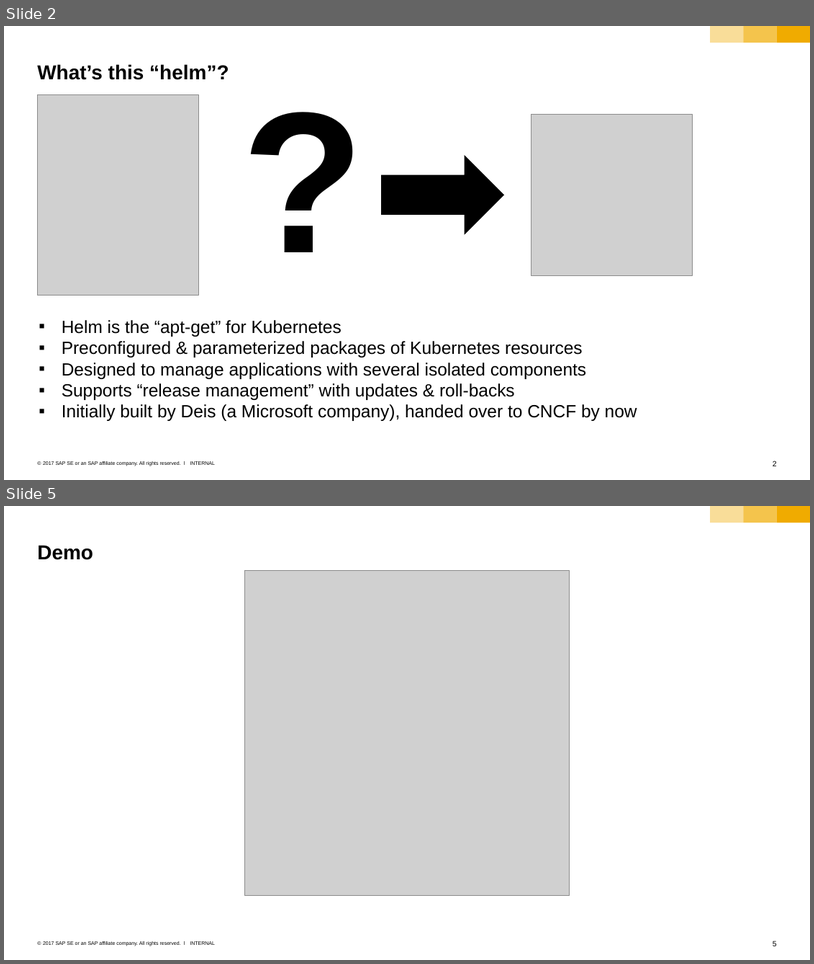
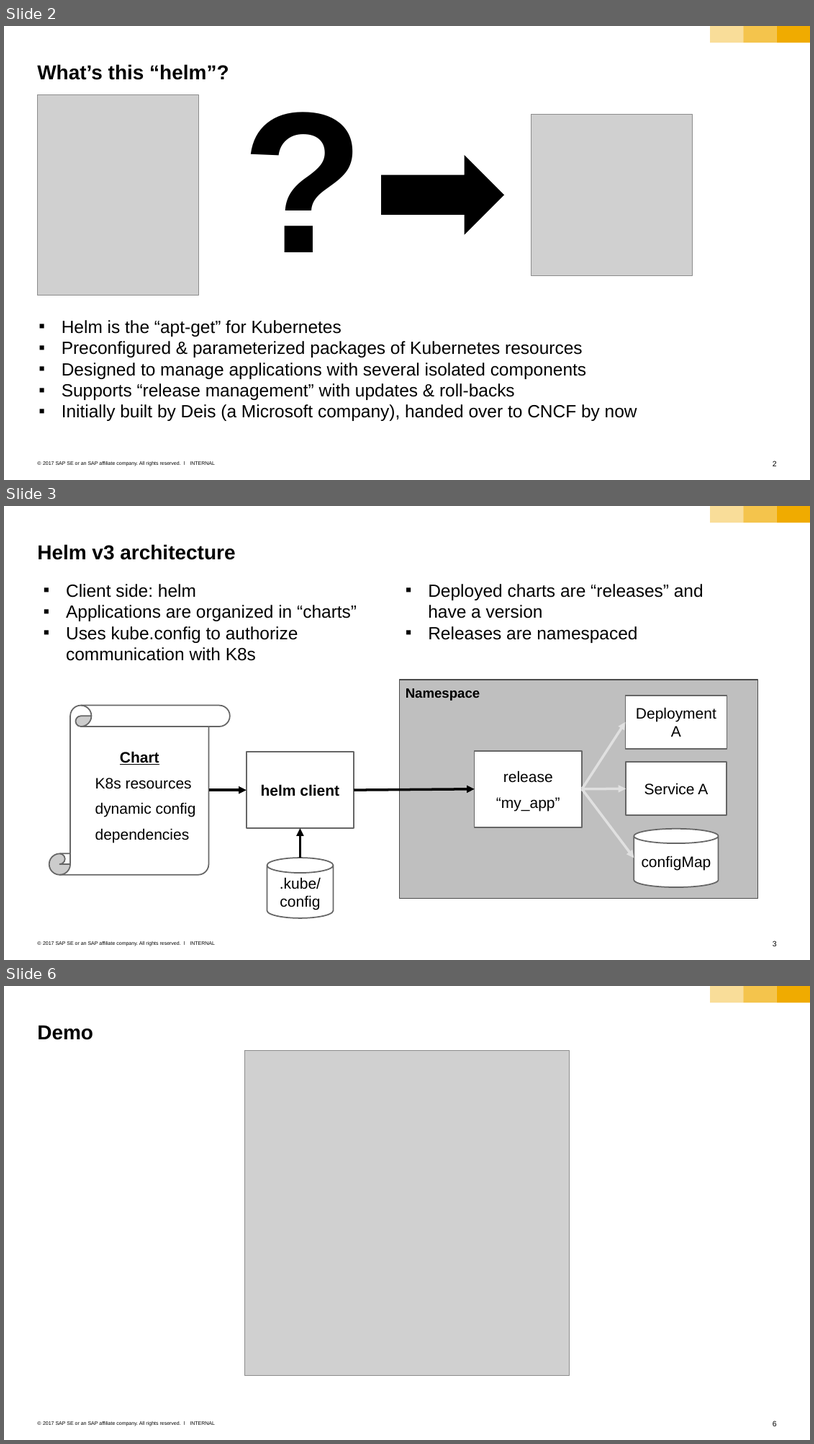
Before and after one commit to cuijiyao01/docker-k8s-training, a slide deck: kubernetes/12_helm.pptx. Shown one above the other, each under a label of ours: slides 2 and 5 before the commit, slides 2, 3 and 6 after it; the slides between them are not shown. The pictures are 814x964 and 814x1444 pixels, drawn with LibreOffice and Linux fonts; fonts in the diff are those of the drawing; grey boxes stand for pictures. Boxes give left, top, right and bottom in pixels: in the first picture for what was removed or moved away, otherwise in the second. Text is boxed around its words. In the diff, an @@ line names an element or a change of style, - is before the commit and + after.

Commit message:
adapt to helm v3

```diff
--- a/kubernetes/12_helm.pptx
+++ b/kubernetes/12_helm.pptx
@@ slide 3 added at box(4, 506, 810, 960), background #FFFFFF; not listed: 6 template elements that a slide beside it also shows @@
@@ title added at box(37, 544, 235, 560), 24 pt, text #000000, bold @@
+Helm v3 architecture
@@ text added at box(66, 584, 357, 661), 21 pt, text #000000 @@
+▪ Client side: helm
+▪ Applications are organized in “charts”
+▪ Uses kube.config to authorize communication with K8s
@@ text added at box(428, 584, 704, 643), 21 pt, text #000000 @@
+▪ Deployed charts are “releases” and have a version
+▪ Releases are namespaced
@@ rectangle added at box(399, 680, 758, 898), fill #BFBFBF, outline #4B4B4B 1.5 pt, 16 pt, text #000000, bold @@
+Namespace
@@ rectangle added at box(625, 695, 727, 749), fill #FFFFFF, outline #666666 1.5 pt, 18 pt, text #000000 @@
+Deployment A
@@ vertical scroll added at box(49, 705, 230, 874), fill #FFFFFF, outline #666666 1.5 pt, 18 pt, text #000000 @@
+Chart
+▪ K8s resources
+▪ dynamic config
+▪ dependencies
@@ arrow added from (582, 789) to (625, 722), #E0E0E0 3 pt @@
@@ rectangle added at box(247, 752, 354, 828), fill #FFFFFF, outline #666666 1.5 pt, 18 pt, text #000000, bold @@
+helm client
@@ rectangle added at box(474, 750, 582, 826), fill #FFFFFF, outline #666666 1.5 pt, 18 pt, text #000000 @@
+release
+“my_app”
@@ rectangle added at box(626, 762, 726, 815), fill #FFFFFF, outline #666666 1.5 pt, 18 pt, text #000000 @@
+Service A
@@ arrow added from (209, 790) to (247, 790), #000000 3 pt @@
@@ arrow added from (354, 790) to (474, 789), #000000 3 pt @@
@@ arrow added from (582, 789) to (626, 788), #E0E0E0 3 pt @@
@@ arrow added from (582, 789) to (634, 857), #E0E0E0 3 pt @@
@@ elbow arrow added from (300, 857) to (300, 828), #000000 3 pt @@
@@ cylinder added at box(634, 828, 718, 887), fill #FFFFFF, outline #666666 1.5 pt, 18 pt, text #000000 @@
+configMap
@@ cylinder added at box(267, 857, 334, 918), fill #FFFFFF, outline #666666 1.5 pt, 18 pt, text #000000 @@
+.kube/ config
@@ what was slide 5 is now slide 6 @@
@@ page number at box(773, 1420, 777, 1426): text changed @@
-5
+6
```
Also in this commit, not shown: 4 slides changed.
